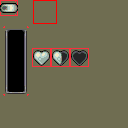
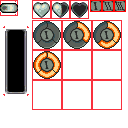
Layer changes from the first w=128, h=128 image to the second:
painted on "Main" over [left=0, top=0, right=125, bottom=96]
painted on "Boarders" over [left=32, top=0, right=126, bottom=110]
hid "Background" over [left=0, top=0, right=128, bottom=128]
